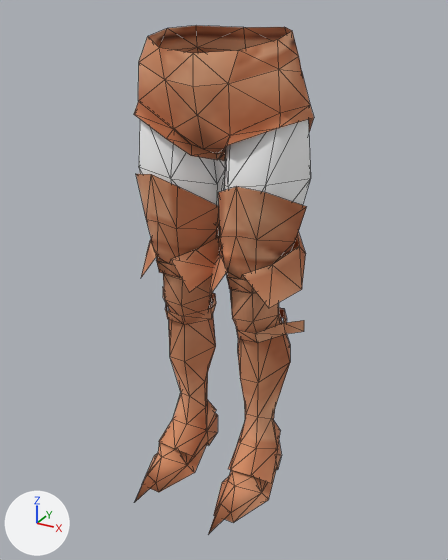
A saved change to the glTF model apps/blacksmith/public/models/armor/f_reg009.glb.
One viewpoint serves both versions: a camera (50 mm lens) standing at (66.2, -120.1, 8.8) and looking at (2.4, -4.1, -49.2). The axes (+X, +Y, +Z) are drawn at lower left. The lights are the same throughout. The older version comes first. Mesh edges are drawn as thin lines. Where no turn or scale is listed for an object, it has been applied to the vertices.
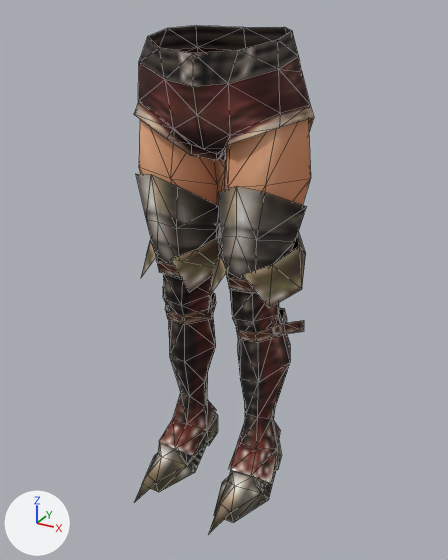
The change, as a list of edits to the scene's bpy script:
```text
Add img_image_1:
    img_image_1 = load_image('Image_1', '_unpacked/Image_1', 64, 64, 'sRGB')
Change mat_material_0:
    where n0 = _N.new('ShaderNodeBsdfPrincipled'); n0.name = 'Principled BSDF'
    remove n0.inputs[0].default_value = (1.0, 1.0, 1.0, 1.0)  # 'Base Color', white #ffffff
    add n2 = _N.new('ShaderNodeTexImage'); n2.name = 'Image Texture'
    add n2.image = img_image_0
    add n3 = _N.new('ShaderNodeMapping'); n3.name = 'Mapping'
    add n3.inputs[1].default_value = (0.0, 1.0, 0.0)  # 'Location'
    add n3.inputs[3].default_value = (0.0000305, 0.0000305, 1.0)  # 'Scale'
    add n4 = _N.new('ShaderNodeUVMap'); n4.name = 'UV Map'
    add n4.uv_map = 'UVMap'
    add _L.new(n2.outputs[0], n0.inputs[0])  # 'Color' to 'Base Color'
    add _L.new(n3.outputs[0], n2.inputs[0])  # 'Vector' to 'Vector'
    add _L.new(n4.outputs[0], n3.inputs[0])  # 'UV' to 'Vector'
Change mat_material_1:
    where n2 = _N.new('ShaderNodeTexImage'); n2.name = 'Image Texture'
    n2.image: img_image_0 -> img_image_1
```

Changed parts and their boxes (x1, y1, x2, y2) in the pictures (448 x 560 px):
'Mesh_0', surface changed (darker): (134, 25, 314, 534) in both
